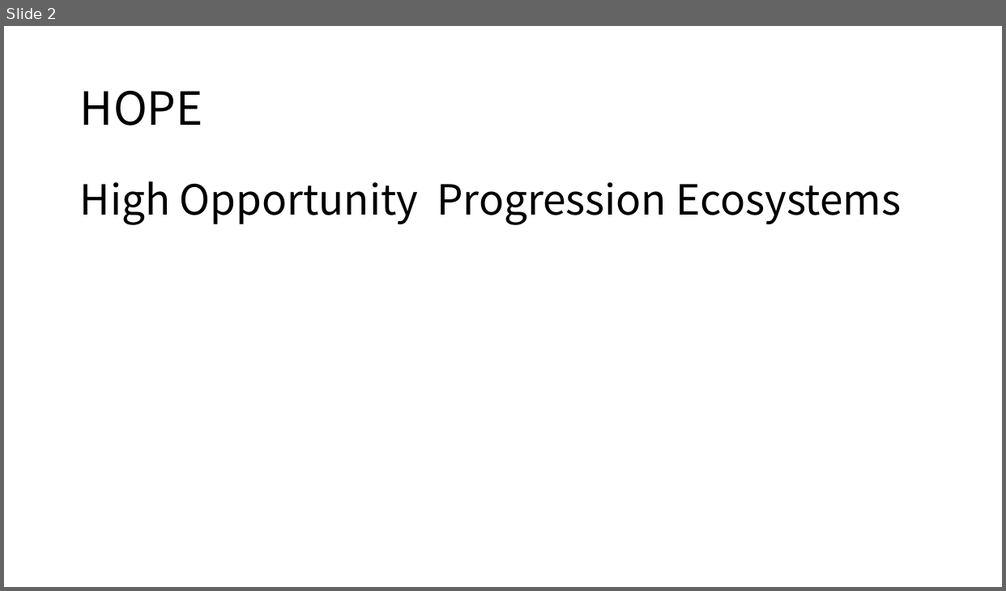
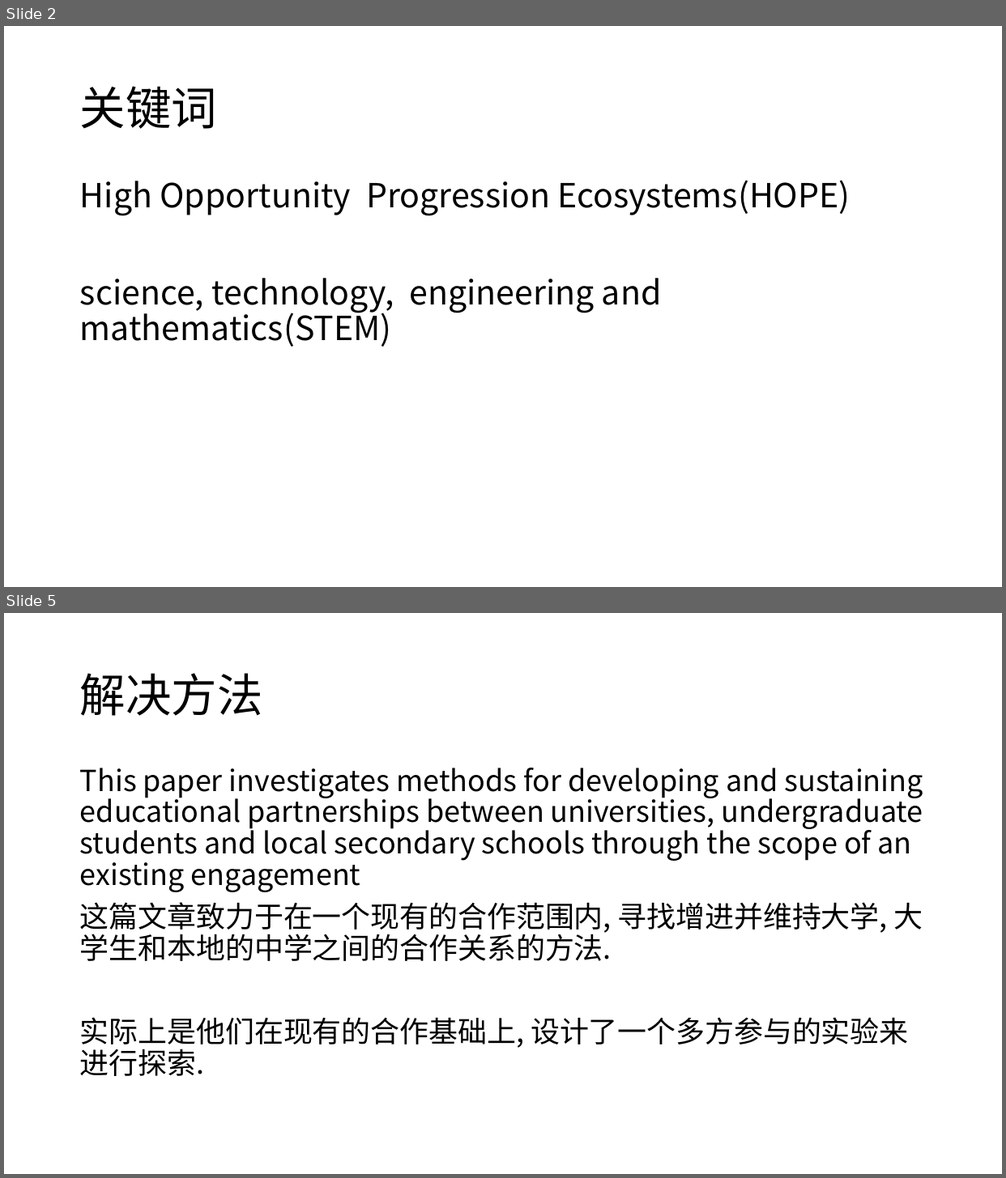
Before and after one commit to twesix/paper-notes, a slide deck: 201905/5-25分享.pptx. Shown one above the other, each under a label of ours: slide 2 before the commit, slides 2 and 5 after it; the slides between them are not shown. The pictures are 1006x591 and 1006x1178 pixels, drawn with LibreOffice and Linux fonts; fonts in the diff are those of the drawing. Boxes give left, top, right and bottom in pixels: in the first picture for what was removed or moved away, otherwise in the second. Text is boxed around its words. In the diff, an @@ line names an element or a change of style, - is before the commit and + after.

```diff
--- a/201905/5-25分享.pptx
+++ b/201905/5-25分享.pptx
@@ slide 5 added at box(4, 613, 1002, 1174), background #FFFFFF @@
@@ title added at box(80, 673, 263, 716), 44 pt, text #000000 @@
+解决方法
@@ text added at box(80, 768, 923, 1076), 28 pt, text #000000 @@
+This paper investigates methods for developing and sustaining educational partnerships between universities, undergraduate students and local secondary schools through the scope of an existing engagement
+这篇文章致力于在一个现有的合作范围内, 寻找增进并维持大学, 大学生和本地的中学之间的合作关系的方法.
+实际上是他们在现有的合作基础上, 设计了一个多方参与的实验来进行探索.
@@ slide 2 changed as well @@
@@ title at box(80, 86, 217, 129): text changed @@
-HOPE
+关键词
@@ text at box(80, 180, 850, 347): text changed; size 40 to 32 pt @@
-High Opportunity Progression Ecosystems
+High Opportunity Progression Ecosystems(HOPE)
+science, technology, engineering and mathematics(STEM)
```
Also in this commit, not shown: 1 other slide changed, 9 other slides added, 2 slides removed, 1 other file.
